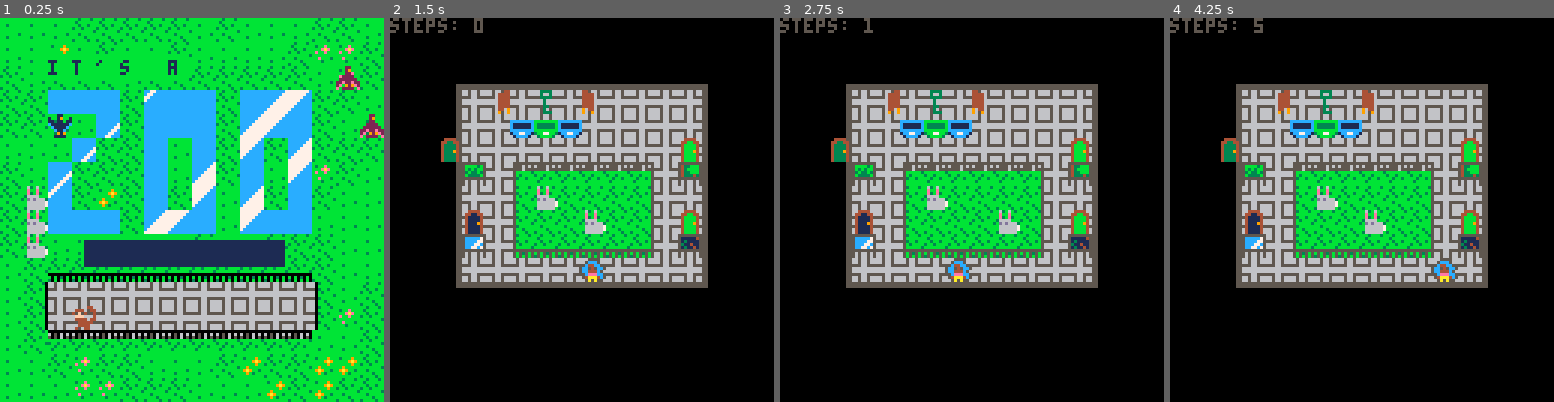
Above: before the commit, frames 1-4 (left to right).
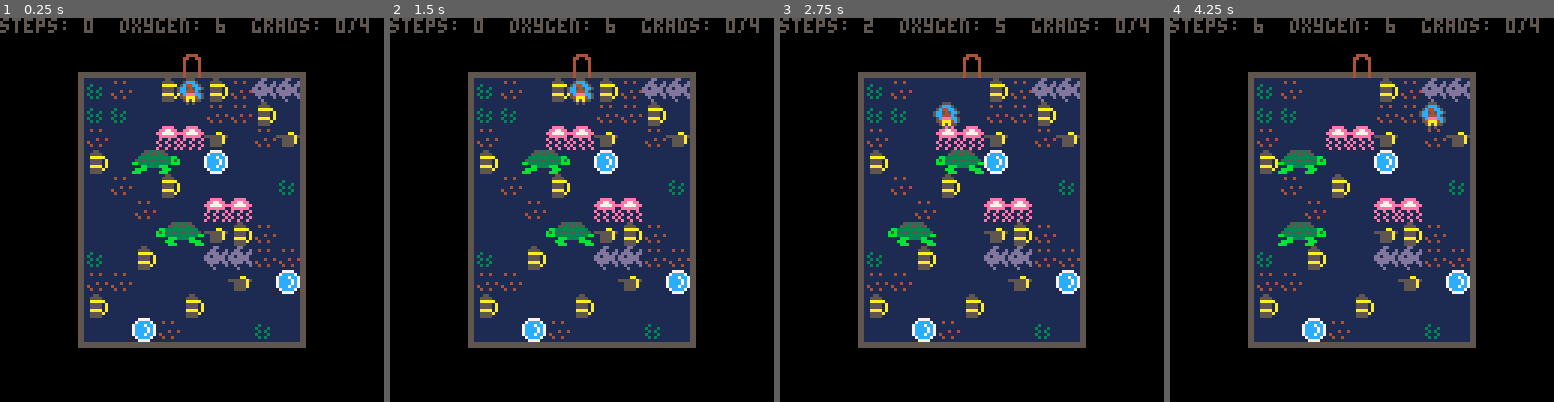
Above: after the commit, the same moments.

Repository: avalkyrie/zoo-game
Game: PICO-8 cartridge zoo.p8
Same seed, same stepped clock (60 frames per second), same inputs: the game is played once before the commit and once after it.
Inputs:
- Up to frame 1 (0.25 s): no input
- Up to frame 2 (1.5 s): tap O (Z key) at 0.33, 0.7, 1.43 s; tap X (X key) at 1.07 s
- Up to frame 3 (2.75 s): hold Left 1.97-2.37 s; tap X (X key) at 2.07, 2.4, 2.73 s; tap O (Z key) at 2.22 s; hold Down from 2.42 s (still down)
- Up to frame 4 (4.25 s): release Down at 2.82 s; hold Right 2.87-3.53 s; tap X (X key) every 0.33 s from 3.07 to 4.07 s; tap O (Z key) at 3.1, 3.98 s; hold Up 3.58-4.08 s; hold Right from 4.13 s (still down)

The runs differ from the first frame. In frame 1, 96% of the frame differs, in the area x 0-100%, y 0-100%; in frame 2, 46%; in frame 3, 46%; in frame 4, 46%.

Commit message:
Add feature for picking up items and putting them on animals (penguins and fish currently).

Diff:
--- a/zoo.p8
+++ b/zoo.p8
@@ -3,7 +3,7 @@
 __lua__
 
 -- game state
-state={menu=1,lvl=0}
+state={menu=4,lvl=5}
 
 startmenu = 1
 endmenu = 3
@@ -23,6 +23,9 @@
 	player = 64,
 	death = 191,
 
+	playerbow = 185,
+	playergrad = 169,
+
 	block = 58,
 	wblock = 60,
 
@@ -35,7 +38,7 @@
 	tank = 49,
 	bow = 182,
 	bubble = 48,
-	grad = 141,
+	grad = 166,
 	pearl = 134,
 
 	monkey = 120,
@@ -43,12 +46,15 @@
 	lpenguin = 79,
 	rpenguin = 80,
 	dpenguin = 81,
+	dbowpenguin = 183,
 	upenguin = 82,
+	ubowpenguin = 184,
+
 	fwhale = 105,
 	bwhale = 104,
 
-	fish = 221,
-	hfish = 220,
+	fish = 97,
+	gradfish = 167,
 
 	jelly1 = 106,
 	jelly2 = 107,
@@ -302,6 +308,10 @@
 	player.sprite = index.player
 	player.isvertical = false
 	player.oxygen = -1
+	player.helditem = nil
+	player.goaltext = nil
+	player.goalneededcount = 0
+	player.goalcount = 0
 
 	player.delay = 0
 	player.delayfunc = nil
@@ -405,12 +415,14 @@
 		player.x = 5
 		player.y = 1
 		player.oxygen = 6
+		player.goaltext = "grads"
+		player.goalneededcount = 4
 		exit.x = 5
 		exit.y = 0
 		exit.sprite = index.oexit
 		aa(sprites, index.tank, {4,1,6,1,8,2,1,4,4,5,7,7,3,8,1,10,5,10})
 		aa(sprites, index.bubble, {6,4,9,9,3,11})
-		aa(sprites, index.grad, {9,2,6,3,6,7,7,9})
+		aa(sprites, index.grad, {9,3,6,3,6,7,7,9})
 		animals[4][4] = index.fturtle
 		animals[3][4] = index.bturtle
 		animals[4][7] = index.flturtle
@@ -432,6 +444,8 @@
 		maprect = {8, 0, 9, 8, 4, 4}
 		player.x = 1
 		player.y = 3
+		player.goaltext = "penguins dressed"
+		player.goalneededcount = 3
 		exit.x = 6
 		exit.y = 9
 		exit.sprite = index.oexit
@@ -508,6 +521,8 @@
 
 	pickup(player.x, player.y)
 
+	updatewornitems()
+
 	-- check for death
 	if (checkdeath()) then
 		return
@@ -704,12 +719,10 @@
 		blkmsg = nil
 	end
 		--print("steps: " .. steps .. "	 [animal: " .. asteps .. "]")
-
-		if (player.oxygen > 0) then
-			print("steps: " .. steps .. "  [oxygen: " .. player.oxygen .. "]")
-		else
-			print("steps: " .. steps)
-		end
+		local s = "steps: " .. steps
+		if (player.oxygen > -1) s = s .. "  oxygen: " .. player.oxygen
+		if (player.goalneededcount > 0) s = s .. "  " .. player.goaltext .. ": " .. player.goalcount .. "/" .. player.goalneededcount
+		print(s)
 
 	-- dialog box
 	--drawbox({text[4], text[5]})
@@ -881,8 +894,11 @@
 			if (moved[i][j] == false) then
 				local a = animals[i][j]
 
+				-- TODO: This is getting out of hand
 				if (a == index.dpenguin or a == index.upenguin) then
 					moveanimal(a, index.upenguin, index.dpenguin, i, j, false, 8)
+				elseif (a == index.dbowpenguin or a == index.ubowpenguin) then
+						moveanimal(a, index.ubowpenguin, index.dbowpenguin, i, j, false, 8)
 				elseif(a == index.lpenguin or a == index.rpenguin) then
 					moveanimal(a, index.lpenguin, index.rpenguin, i, j, true, 8)
 				elseif(a == index.usnake or a == index.dsnake) then
@@ -1029,8 +1045,8 @@
 	end
 
 	if (acanmove(i,j,dx,dy)) then
+		animals[i+dx][j+dy] = animals[i][j]
 		animals[i][j] = nil
-		animals[i+dx][j+dy] = a
 		moved[i+dx][j+dy] = true
 	else
 		animals[i][j] = flipped
@@ -1052,9 +1068,15 @@
 
 	local s = sprites[x][y]
 
+	-- instants
 	if (s == index.key or s == index.key2) return s, 24
 	if (s == index.tank) return s, 22
+
+	-- useable items
+	if (player.helditem) return false
+
 	if (s == index.bow) return s, 22
+	if (s == index.grad) return s, 22
 
 	return false
 end
@@ -1066,6 +1088,17 @@
 
 	if (s) then
 		sprites[x][y] = nil
+
+		if (s == index.bow) then
+			player.helditem = s
+			player.sprite = index.playerbow
+		end
+
+		if (s == index.grad) then
+			player.helditem = s
+			player.sprite = index.playergrad
+		end
+
 		playsound(fx)
 	end
 
@@ -1092,10 +1125,85 @@
 
 	if (animals[x][y]) return false
 	if (blocks[x][y]) return false
+
+	if (canwearitem(ax, ay, sprites[x][y])) return true
+
 	if (sprites[x][y]) return false
 	if (player.x == x and player.y == y) return false
 	if (band(flags, fwater) > 0) return false
 	if (band(flags, fwalkable) > 0) return true
+
+	return false
+end
+
+
+function updatewornitems()
+	-- try to take item from the player first, then from environment
+	adjacent(function (x, y)
+		if (wearitem(x, y, player.helditem)) then
+			player.helditem = nil
+			player.goalcount += 1
+			player.sprite = index.player
+		end
+	end, player.x, player.y)
+
+	for i=1, maprect[3] do
+		for j=1, maprect[4] do
+			if (wearitem(i, j, sprites[i][j])) then
+				sprites[i][j] = nil
+				player.goalcount += 1
+			end
+		end
+	end
+end
+
+function adjacent(f, x, y)
+	if (x+1 <= maprect[3]) then
+		f(x+1, y)
+	end
+	if (x-1 > 0) then
+		f(x-1, y)
+	end
+	if (y+1 <= maprect[4]) then
+		f(x, y+1)
+	end
+	if (y-1 > 0) then
+		f(x, y-1)
+	end
+end
+
+-- returns returns true if the animal wears the item
+function canwearitem(x, y, item)
+	if (x <= 0 or y <= 0) return false
+	if (item == nil) return false
+	local s = animals[x][y]
+
+	if (s == index.upenguin or s == index.dpenguin and item == index.bow) then
+		return true
+	end
+
+	if (s == index.fish and item == index.grad) then
+		return true
+	end
+
+	return false
+end
+
+function wearitem(x, y, item)
+	if (x <= 0 or y <= 0) return false
+	if (item == nil) return false
+	local s = animals[x][y]
+
+	if (s == index.upenguin or s == index.dpenguin and item == index.bow) then
+		if (s == index.upenguin) animals[x][y] = index.ubowpenguin
+		if (s == index.dpenguin) animals[x][y] = index.dbowpenguin
+		return true
+	end
+
+	if (s == index.fish and item == index.grad) then
+		animals[x][y] = index.gradfish
+		return true
+	end
 
 	return false
 end
@@ -1425,6 +1533,9 @@
 	-- if we are sliding and not currently on ice, stop moving
 	if ((player.sdx != 0 or player.sdy != 0) and band(fget(mgetspr(player.x,player.y)), fice) == 0) return false
 
+	-- if we are sliding and now standing on an item, stop moving
+	if ((player.sdx != 0 or player.sdy != 0) and canpickup(player.x, player.y)) return false
+
 	-- normal slide or walk
 	if (canwalkto(x, y, flags)) then
 		if (moveisslide(player.x, player.y, dx, dy)) then
@@ -1669,7 +1780,7 @@
 
 
 __gff__
-0043438000810000000500010100000000a1a180000001000005010101000000050505050500000101010101808001010000434305050100008080808181010100000000000000000000000000000000000000000000000000000000000000000000000000000000000000000000000000000000000000000000000000404000
+0043438000810000000500010100000000a1a180000001000005010101000000050505050500000101010101808001010000434305050100008080808181010100000000000000000000000000000000000000000000000000000000000000000000000000000000000000000000000000000000000000000000000040400000
 0000000000000000000000000000000000000040404000000000000000000000000000404040000000000000000000000000004040400000000000000000000000000000000000000000000000000000000000000000000000000000000000000000000100000000000000000000000000000000000000000000000000000000
 __map__
 20202020202020202c20202020202020000a0a0a000a0a0a0a0a0a0a00000000000000000000000000000000000000000000000000000000000000000000000000000000000000000000000000000000000000000000000000000000000000000000000000000000000000000000000036363616161616163616363636161636
Not shown, changed: 86 lines of the sprite sheet (__gfx__) section of zoo.p8
